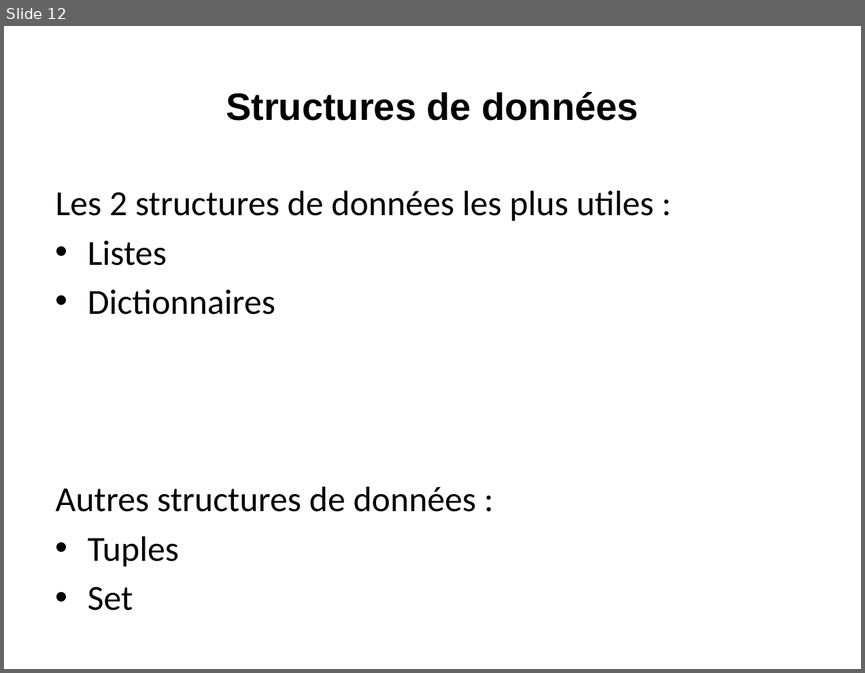
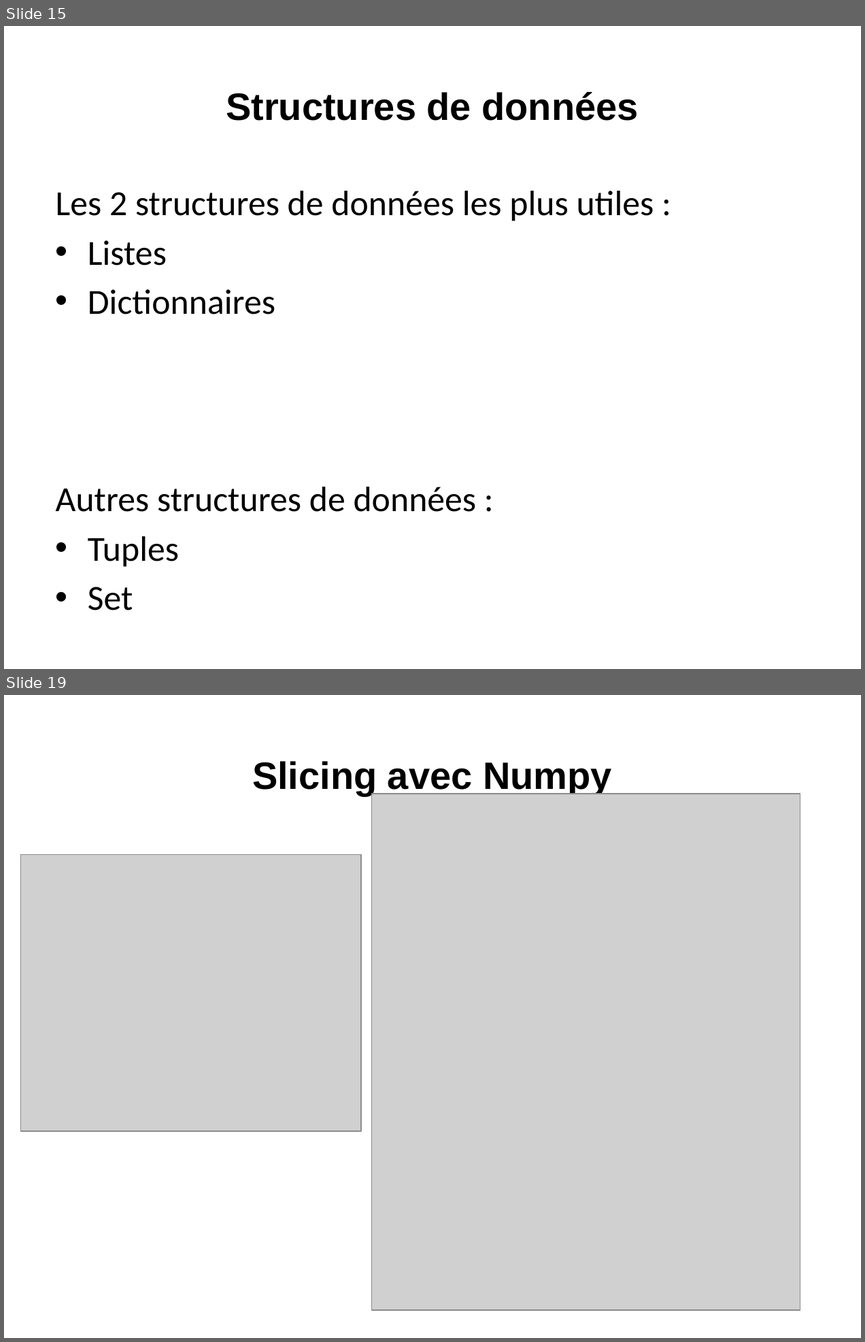
Before and after one commit to loicmidy/formation-python, a slide deck: formation python.pptx. Shown one above the other, each under a label of ours: slide 12 before the commit, slides 15 and 19 after it; the slides between them are not shown. The pictures are 865x673 and 865x1342 pixels, drawn with LibreOffice and Linux fonts; fonts in the diff are those of the drawing; grey boxes stand for pictures. Boxes give left, top, right and bottom in pixels: in the first picture for what was removed or moved away, otherwise in the second. Text is boxed around its words. In the diff, an @@ line names an element or a change of style, - is before the commit and + after.

```diff
--- a/formation python.pptx
+++ b/formation python.pptx
@@ slide 19 added at box(4, 695, 861, 1338), background #FFFFFF @@
@@ title added at box(252, 761, 612, 796), 32 pt, text #000000, bold @@
+Slicing avec Numpy
@@ picture added at box(372, 794, 800, 1309) @@
@@ picture added at box(21, 854, 361, 1131) @@
@@ what was slide 12 is now slide 15 @@
```
Also in this commit, not shown: 2 slides changed, 12 other slides added, 9 other files.
